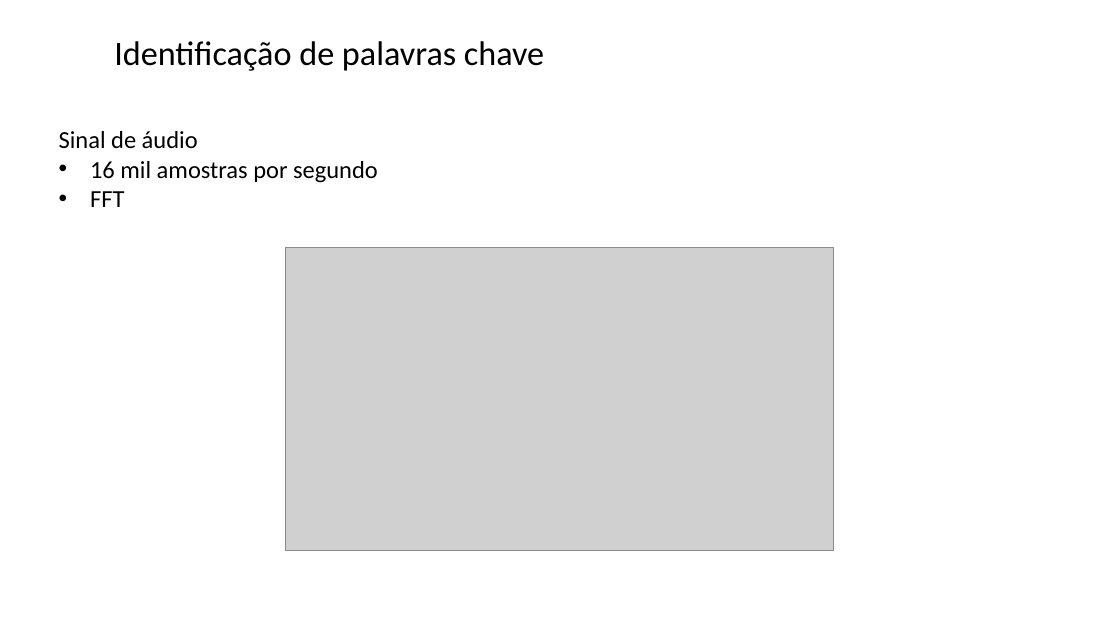
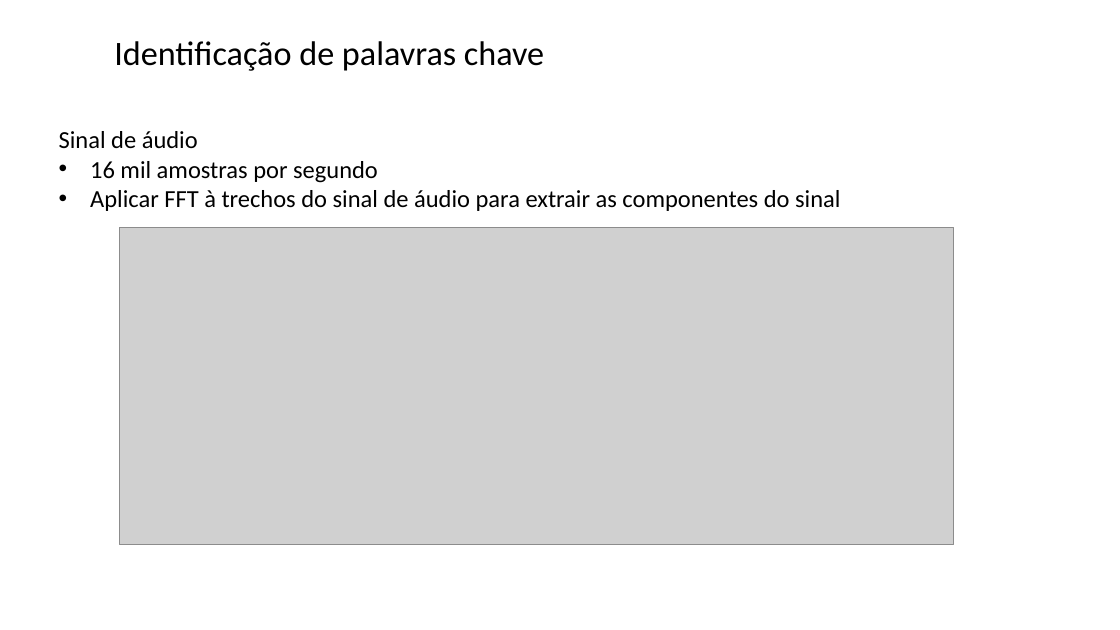
Before and after one commit to zz4fap/tp557-iot-ml, a slide deck: slide 24 of slides/TP557_17_identificação_palavras_chave.pptx. Drawn at 1120x630 pixels with LibreOffice and Linux fonts; fonts in the diff are those of the drawing; grey boxes stand for pictures; background and template pictures are left out. Boxes give left, top, right and bottom in pixels: in the first picture for what was removed or moved away, otherwise in the second. Text is boxed around its words. In the diff, an @@ line names an element or a change of style, - is before the commit and + after.

```diff
--- a/slides/TP557_17_identificação_palavras_chave.pptx
+++ b/slides/TP557_17_identificação_palavras_chave.pptx
@@ text at box(90, 190, 840, 211): text changed @@
-• FFT
+• Aplicar FFT à trechos do sinal de áudio para extrair as componentes do sinal
@@ picture: place and size @@
-picture at box(285, 247, 833, 550)
+picture at box(119, 228, 954, 545)
```
Also in this commit, not shown: 16 other slides changed, 10 slides added, 2 slides removed, 1 other file.
